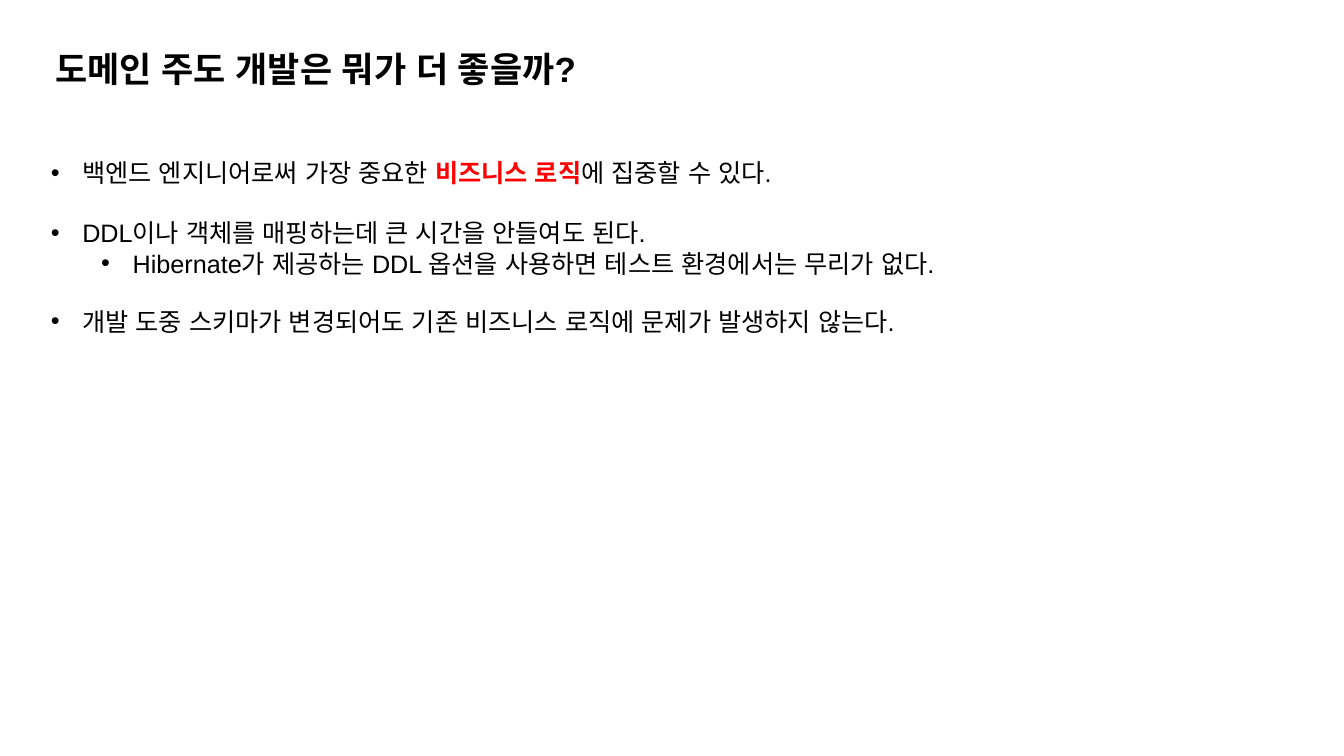
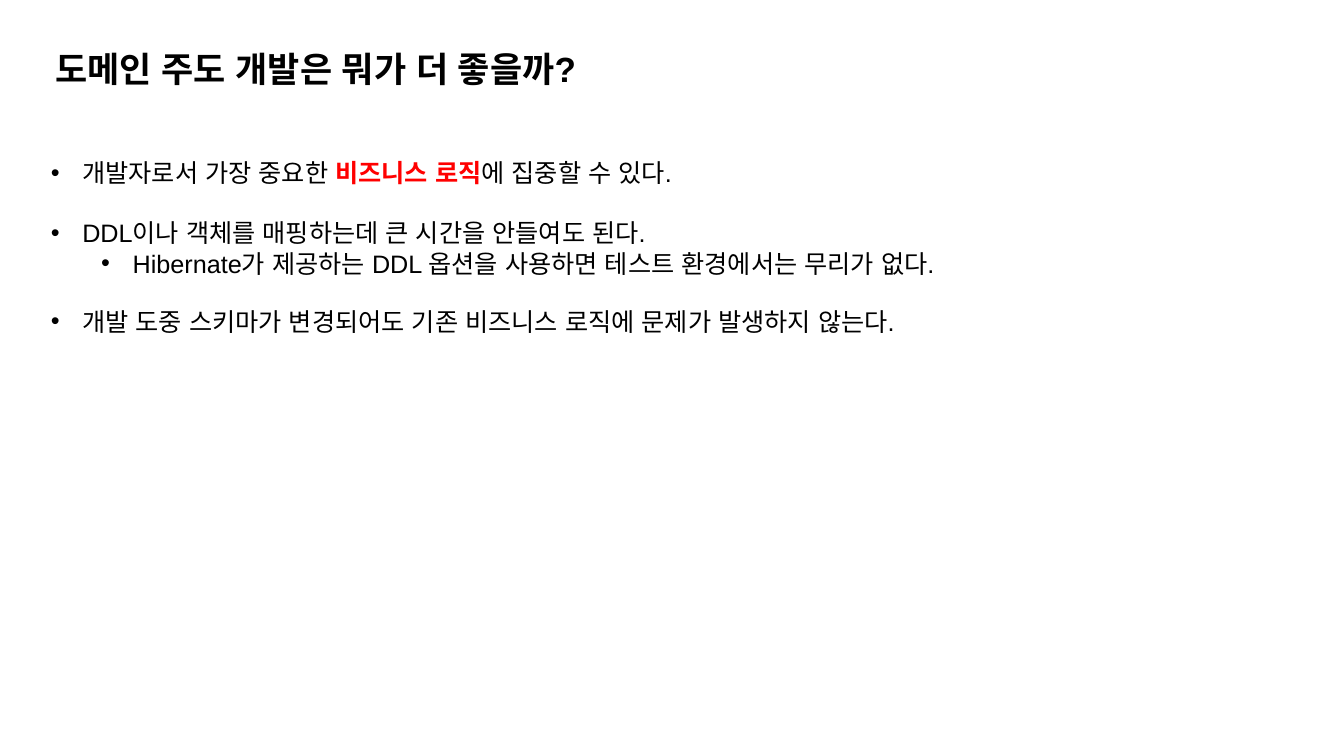
Before and after one commit to K-Diger/RealOOP, a slide deck: slide 43 of RealOOP.pptx (slide 42 before the commit). Drawn at 1344x756 pixels with LibreOffice and Linux fonts; fonts in the diff are those of the drawing. Boxes give left, top, right and bottom in pixels: in the first picture for what was removed or moved away, otherwise in the second. Text is boxed around its words. In the diff, an @@ line names an element or a change of style, - is before the commit and + after.

```diff
--- a/RealOOP.pptx
+++ b/RealOOP.pptx
@@ text at (82,161,672,185): text changed @@
-• 백엔드 엔지니어로써 가장 중요한 비즈니스 로직에 집중할 수 있다.
+• 개발자로서 가장 중요한 비즈니스 로직에 집중할 수 있다.
```
Also in this commit, not shown: 9 other slides changed, 1 slide added.
